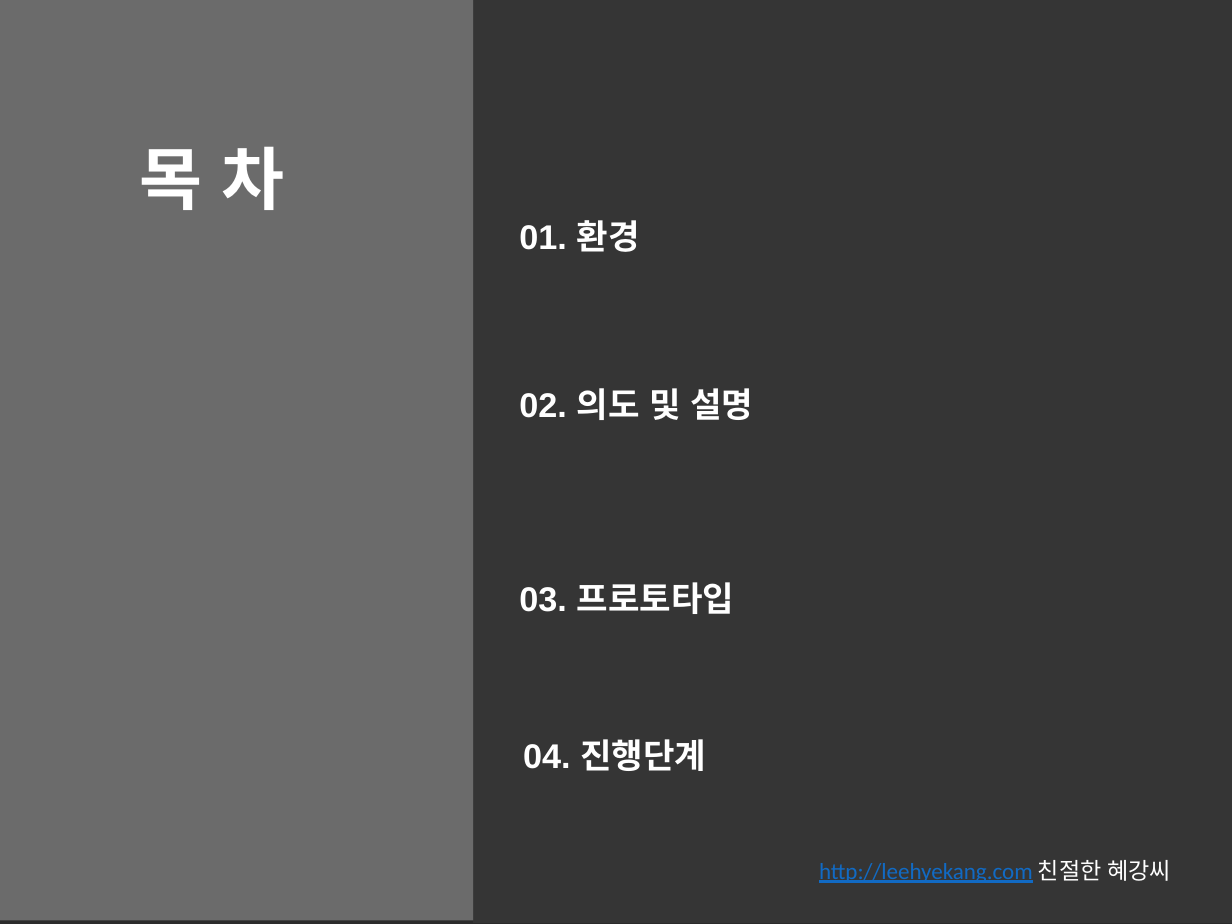
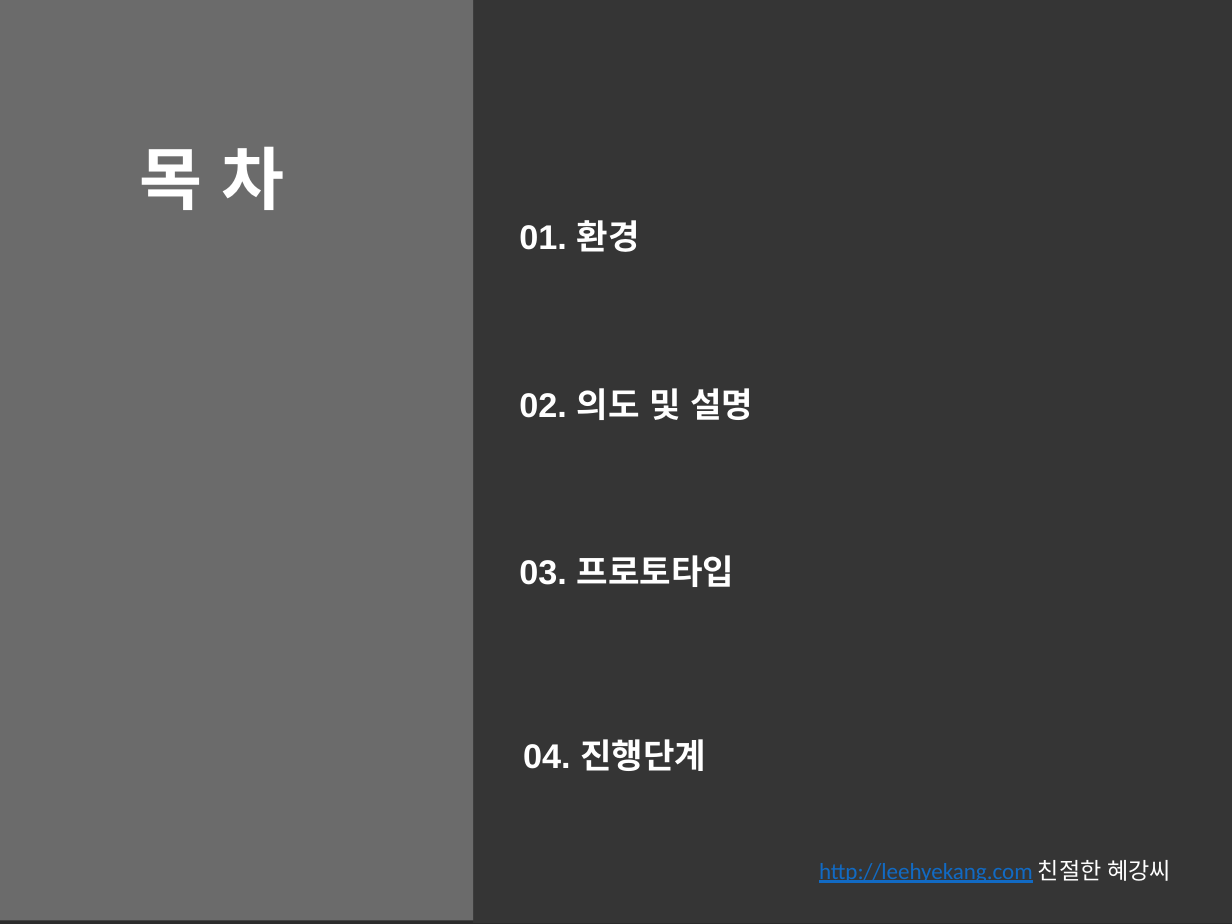
Before and after one commit to Jay-lol/Sleepwell, a slide deck: slide 2 of goodsleep.pptx. Drawn at 1232x924 pixels with LibreOffice and Linux fonts; fonts in the diff are those of the drawing; background and template pictures are left out; a plain dark background stands for a picture behind light text. Boxes give left, top, right and bottom in pixels: in the first picture for what was removed or moved away, otherwise in the second. Text is boxed around its words. In the diff, an @@ line names an element or a change of style, - is before the commit and + after.

```diff
--- a/goodsleep.pptx
+++ b/goodsleep.pptx
@@ text "03. 프로토타입": place and size @@
-text "03. 프로토타입" at box(519, 582, 735, 614)
+text "03. 프로토타입" at box(519, 555, 735, 587)
```
Also in this commit, not shown: 4 slides added.
